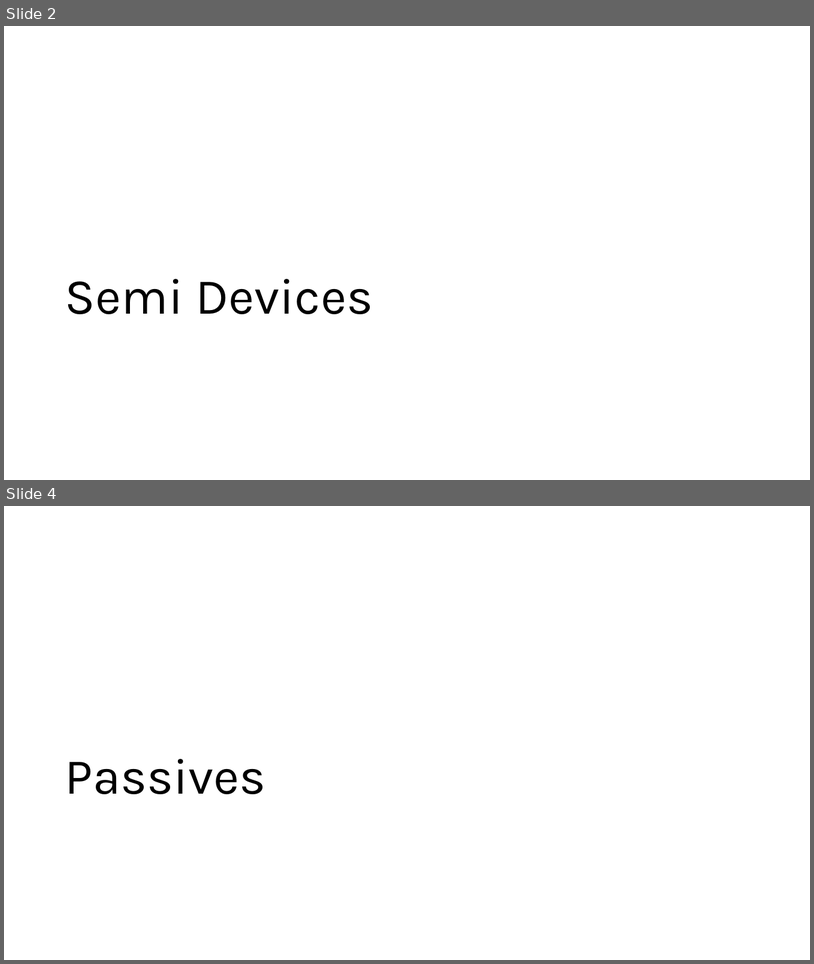
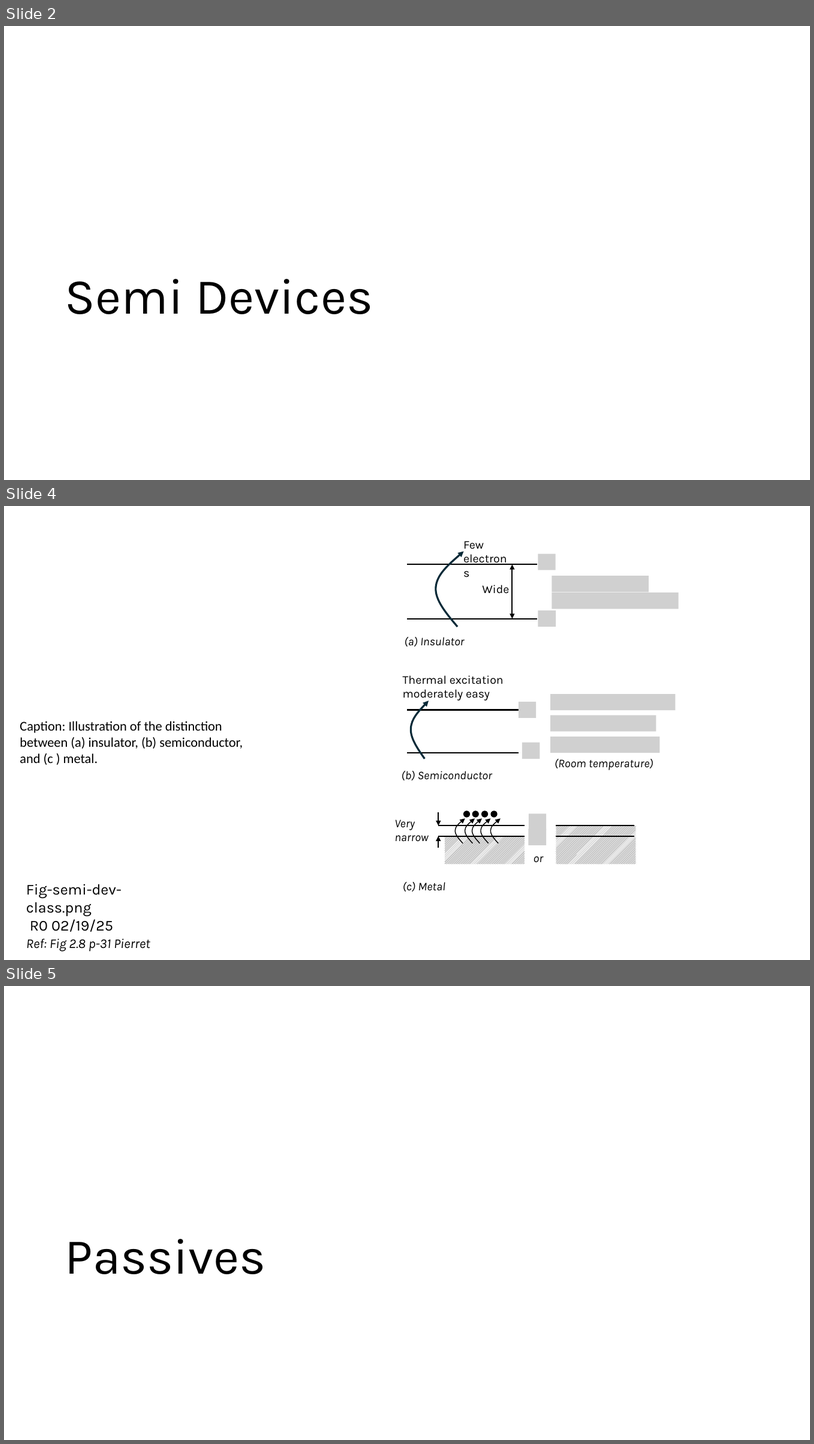
Before and after one commit to mixignal-press/ebook-ice1, a slide deck: figures/fig.pptx. Shown one above the other, each under a label of ours: slides 2 and 4 before the commit, slides 2, 4 and 5 after it; the slides between them are not shown. The pictures are 814x964 and 814x1444 pixels, drawn with LibreOffice and Linux fonts; fonts in the diff are those of the drawing; grey boxes stand for pictures. Boxes give left, top, right and bottom in pixels: in the first picture for what was removed or moved away, otherwise in the second. Text is boxed around its words. In the diff, an @@ line names an element or a change of style, - is before the commit and + after.

```diff
--- a/figures/fig.pptx
+++ b/figures/fig.pptx
@@ slide 4 added at (x1=4, y1=506, x2=810, y2=960), background #FFFFFF @@
@@ text added at (x1=20, y1=721, x2=243, y2=765), 16 pt, text #000000 @@
+Caption: Illustration of the distinction between (a) insulator, (b) semiconductor, and (c ) metal.
@@ text added at (x1=26, y1=883, x2=122, y2=931), 18 pt, text #000000 @@
+Fig-semi-dev-class.png
+R0 02/19/25
@@ group added at (x1=395, y1=541, x2=679, y2=891): 11 pictures, 9 texts, 8 lines, 7 freeform shapes, 4 ellipses, 2 rectangles, 2 arrows, 1 double arrow @@
+Few electrons
+Wide
+(a) Insulator
+Thermal excitation moderately easy
+(b) Semiconductor
+(Room temperature)
+Very
+narrow
+or
+(c) Metal
@@ text added at (x1=26, y1=938, x2=150, y2=951), 16 pt, text #000000, italic @@
+Ref: Fig 2.8 p-31 Pierret
@@ what was slide 4 is now slide 5 @@
```
Also in this commit, not shown: 1 slide changed, 5 other files.
